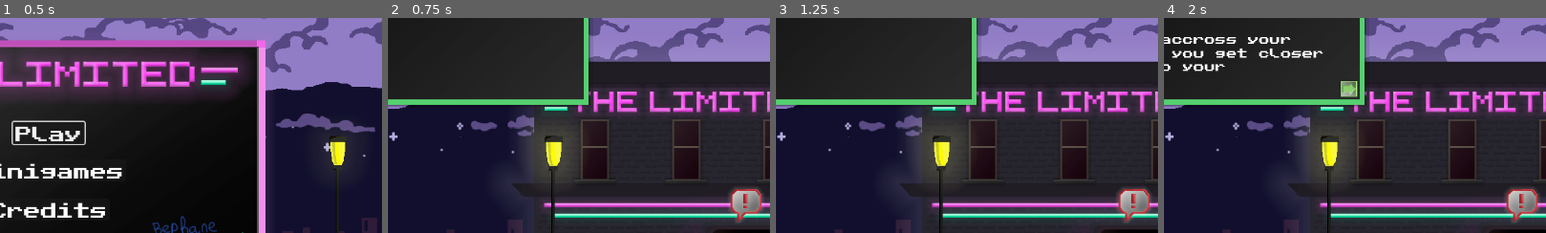
Above: before the commit, frames 1-4 (left to right).
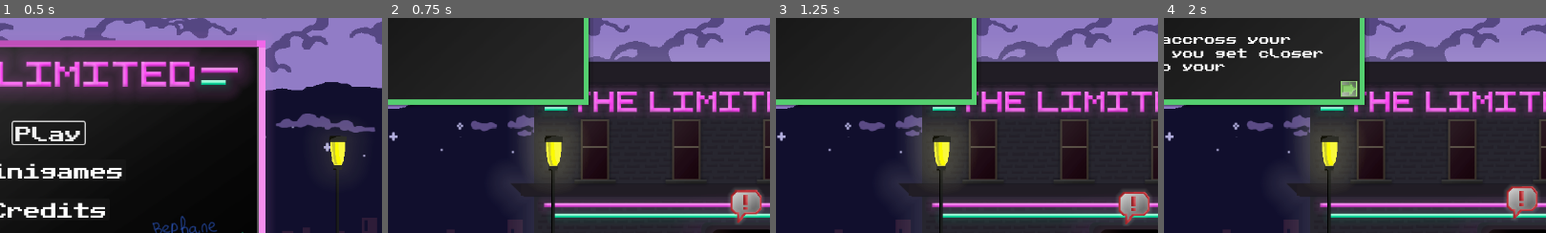
Above: after the commit, the same moments.

Repository: LudumSJB/The-Limited
Game: Godot game, scene res://scenes/MainMenu.tscn
The game is run twice, just before and just after one commit, with the same random seed, the same clock (stepped at 60 frames per second) and the same inputs. Sound files missing from this copy of the repository are replaced by a short silence.
Inputs:
- Up to frame 1 (0.5 s): no input
- Up to frame 2 (0.75 s): click "Play" at 0.5 s
- Up to frame 3 (1.25 s): no input
- Up to frame 4 (2 s): tap Enter (ui_accept) at 1.25, 1.52 s; hold D (right) from 1.28 s (still down); tap Space (action_button) at 1.35 s
The pictures show only the part of the screen within x 44-94%, y 21-71%; the shares and areas given below are measured in that part.

Frame 1 is identical in both runs. In frame 2, 0.3% of the frame differs, in the area x 89-98%, y 79-96%; in frame 3, 0.5%; in frame 4, 0.5%, in the area x 89-98%, y 78-96%.

Commit message:
make quest indicator bop up and down

Diff:
--- a/scenes/level4.tscn
+++ b/scenes/level4.tscn
@@ -87,6 +87,7 @@
 position = Vector2(657, 517)
 monitoring = false
 label_text = "dance"
+remove_after_activation = false
 
 [node name="dancer2" parent="." instance=ExtResource("10_nbl1a")]
 position = Vector2(726, 558)
--- a/scripts/actionArea.gd
+++ b/scripts/actionArea.gd
@@ -6,12 +6,17 @@
 @onready var rich_text_label = $Sprite2D/RichTextLabel
 @onready var indicator = $indicator
 
+var questIconMoveRange: float = 5
+var questIconMoveSpeed: float = 10
 @export var label_text: String = "talk to"
+@export var remove_after_activation: bool = true
 
-var action_initiated: bool = false
 var bodyEntered: bool = false
+var questIconStartPos: Vector2
+var questIconMoveDir: int = 0
 
 func _ready():
+	questIconStartPos = indicator.global_position
 	rich_text_label.clear()
 	rich_text_label.append_text(label_text)
 	sprite_2d.visible = false
@@ -20,14 +25,24 @@
 	else:
 		indicator.visible = false
 
-func _process(_delta):
+func _process(delta):
 	if Input.is_action_just_pressed("action_button") && sprite_2d.visible:
 		sprite_2d.visible = false
 		OnActionInitated.emit()
-		action_initiated = true
-		queue_free()
-	elif monitoring && !action_initiated && !bodyEntered:
+		if remove_after_activation:
+			queue_free()
+	elif monitoring && !bodyEntered:
 		indicator.visible = true
+
+	# move quest indicator
+	if questIconMoveDir == 0:
+		indicator.global_position.y += delta * questIconMoveSpeed
+		if indicator.global_position.y > questIconStartPos.y + questIconMoveRange:
+			questIconMoveDir = 1
+	elif questIconMoveDir == 1:
+		indicator.global_position.y -= delta * questIconMoveSpeed
+		if indicator.global_position.y < questIconStartPos.y - questIconMoveRange:
+			questIconMoveDir = 0
 
 func _on_body_entered(_body):
 	bodyEntered = true
@@ -37,5 +52,4 @@
 func _on_body_exited(_body):
 	bodyEntered = false
 	sprite_2d.visible = false
-	if !action_initiated:
-		indicator.visible = true
+	indicator.visible = true
